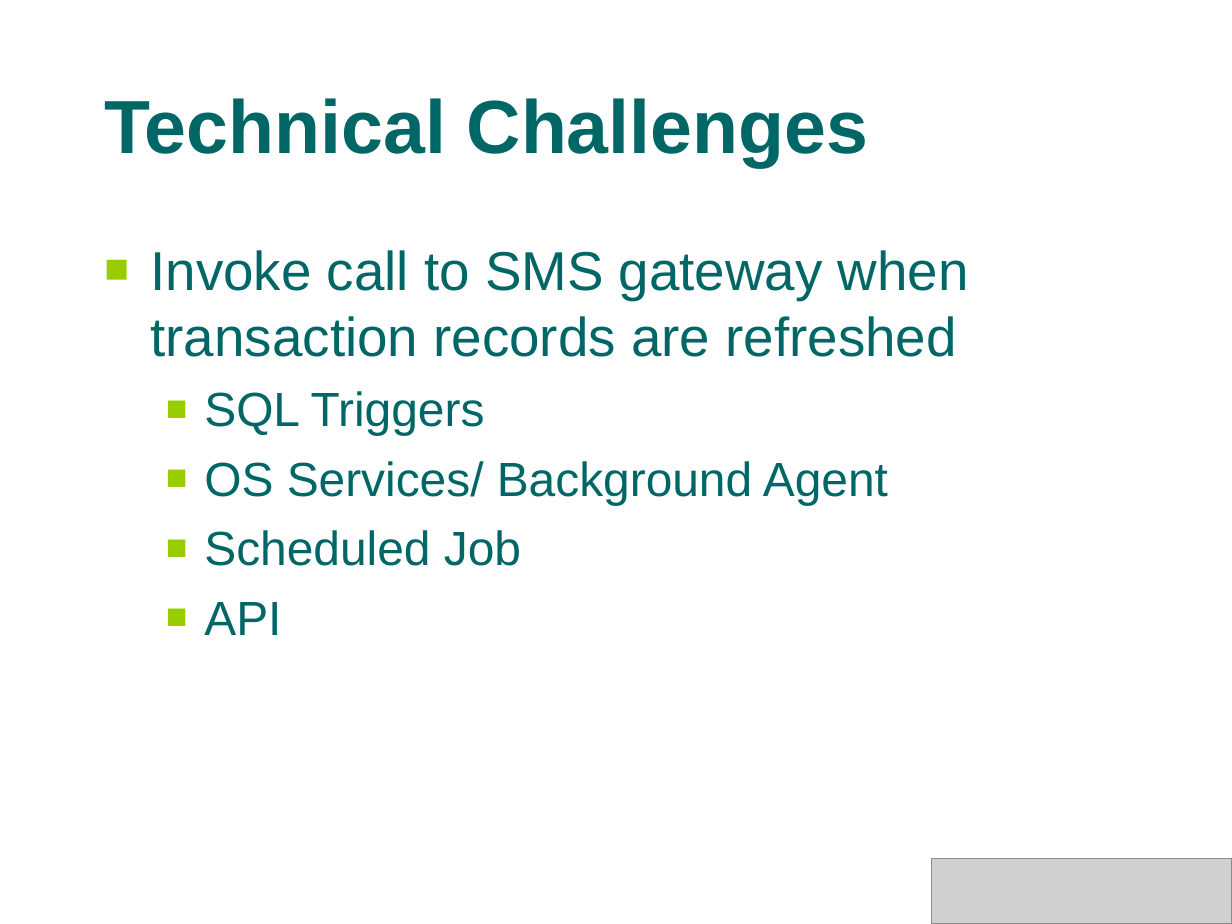
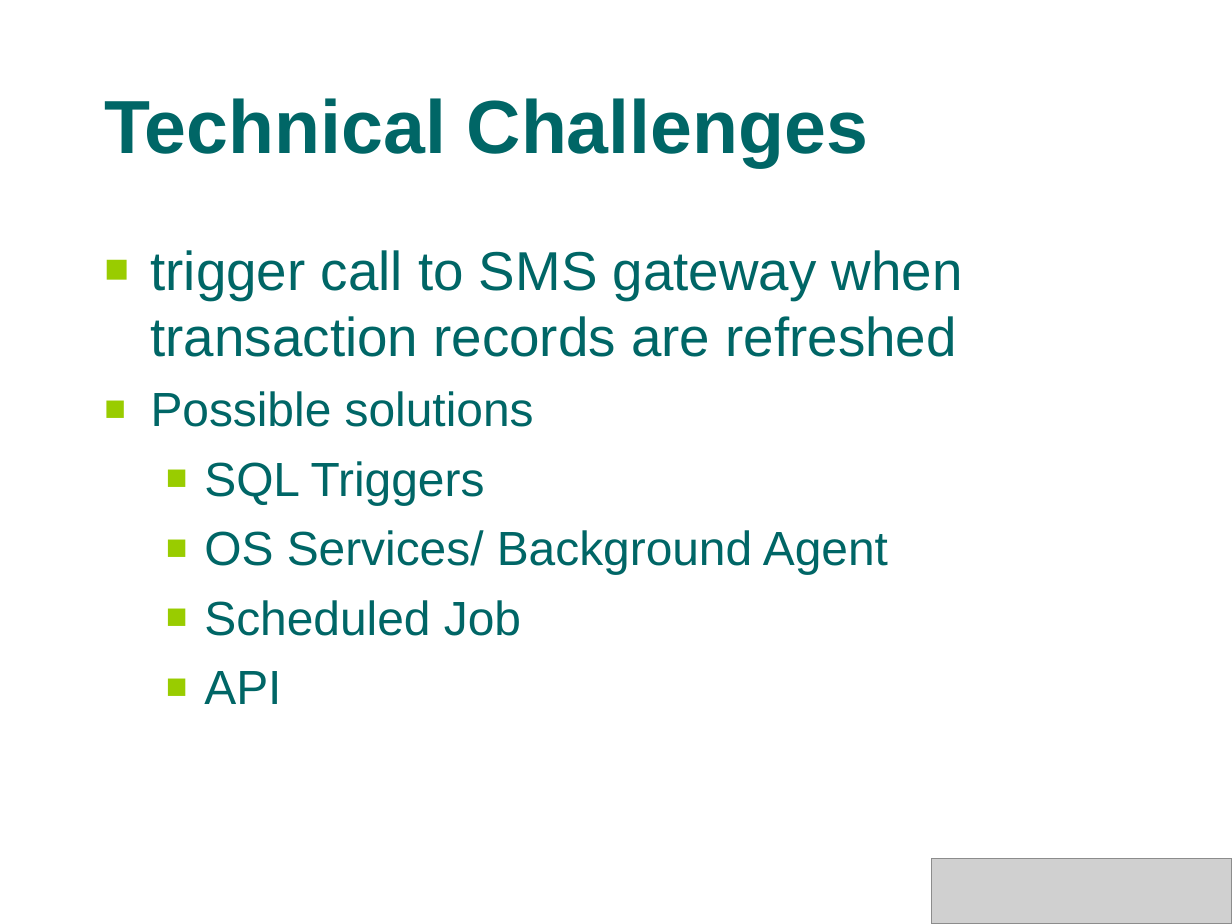
Before and after one commit to s4kshya/leezdr-repository, a slide deck: slide 23 of Exam Paper/MTECH_PROJ/Presentation/phase1_v2.ppt (slide 10 before the commit). Drawn at 1232x924 pixels with LibreOffice and Linux fonts; fonts in the diff are those of the drawing; grey boxes stand for pictures; background and template pictures are left out. Boxes give left, top, right and bottom in pixels: in the first picture for what was removed or moved away, otherwise in the second. Text is boxed around its words. In the diff, an @@ line names an element or a change of style, - is before the commit and + after.

```diff
--- a/Exam Paper/MTECH_PROJ/Presentation/phase1_v2.ppt
+++ b/Exam Paper/MTECH_PROJ/Presentation/phase1_v2.ppt
@@ text at (151, 250, 963, 427): text changed @@
-■ Invoke call to SMS gateway when transaction records are refreshed
+■ trigger call to SMS gateway when transaction records are refreshed
+■ Possible solutions
```
Also in this commit, not shown: 13 other slides changed, 18 slides added, 3 other files.
